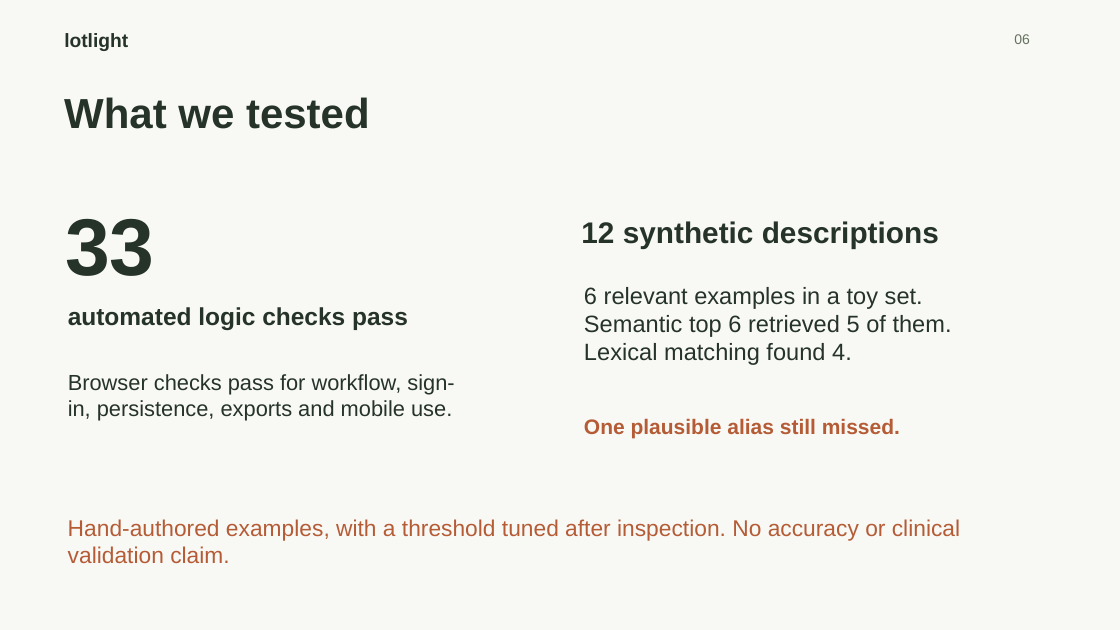
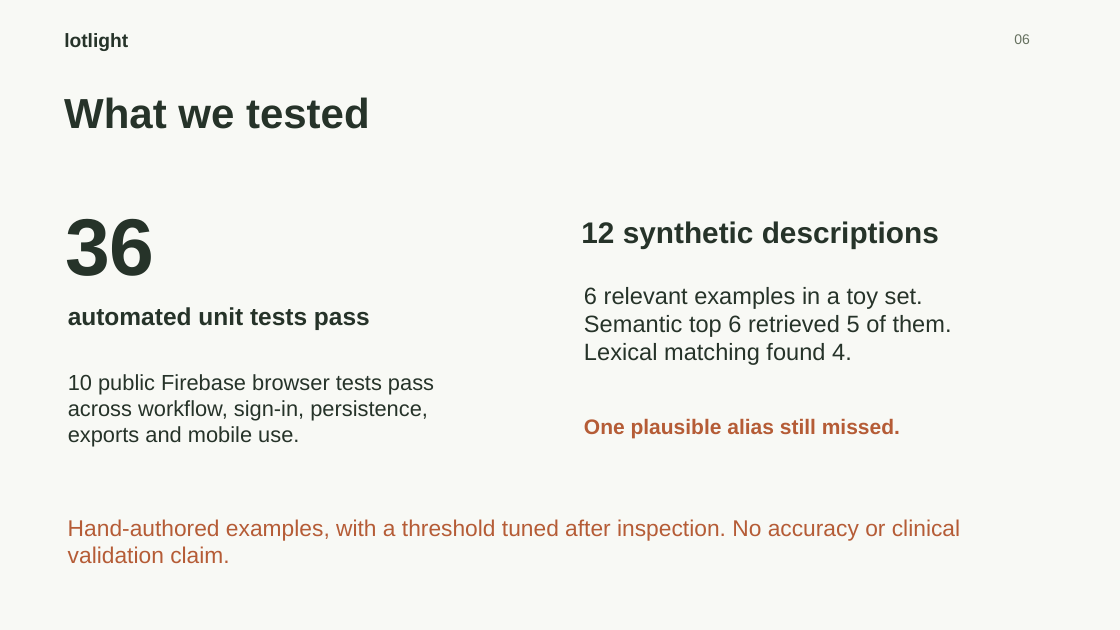
Before and after one commit to shi1720/DSH-Hacks-V2, a slide deck: slide 6 of submission/Lotlight-Pitch.pptx. Drawn at 1120x630 pixels with LibreOffice and Linux fonts; fonts in the diff are those of the drawing. Boxes give left, top, right and bottom in pixels: in the first picture for what was removed or moved away, otherwise in the second. Text is boxed around its words. In the diff, an @@ line names an element or a change of style, - is before the commit and + after.

Commit message:
Deploy Lotlight on Firebase with verified accounts and narrated demo

```diff
--- a/submission/Lotlight-Pitch.pptx
+++ b/submission/Lotlight-Pitch.pptx
@@ text at [65, 219, 155, 276]: text changed @@
-33
+36
@@ text at [68, 307, 370, 330]: text changed @@
-automated logic checks pass
+automated unit tests pass
@@ text at [68, 374, 434, 447]: text changed @@
-Browser checks pass for workflow, sign-in, persistence, exports and mobile use.
+10 public Firebase browser tests pass across workflow, sign-in, persistence, exports and mobile use.
```
Also in this commit, not shown: 2 other slides changed, 54 other files.
